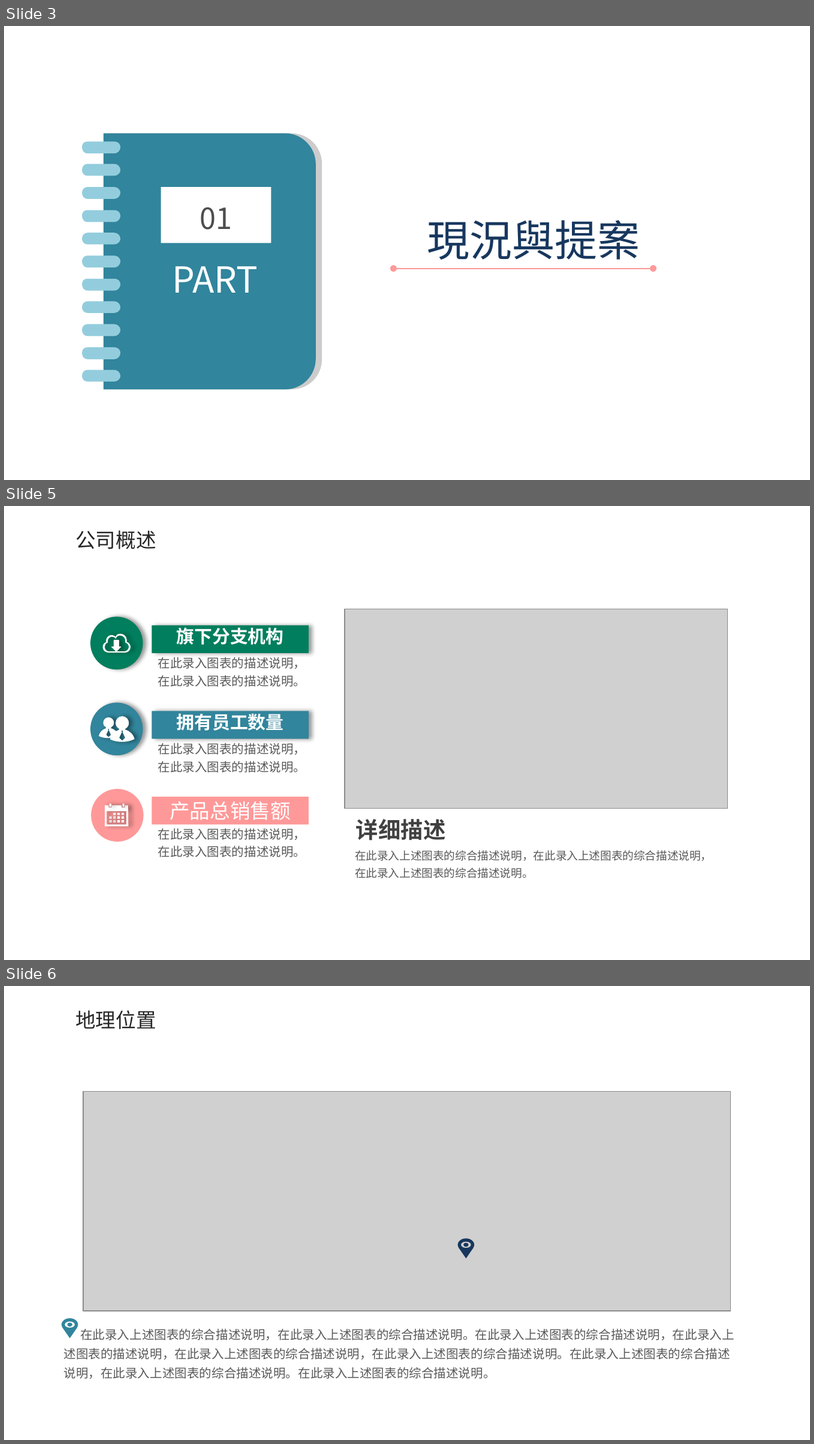
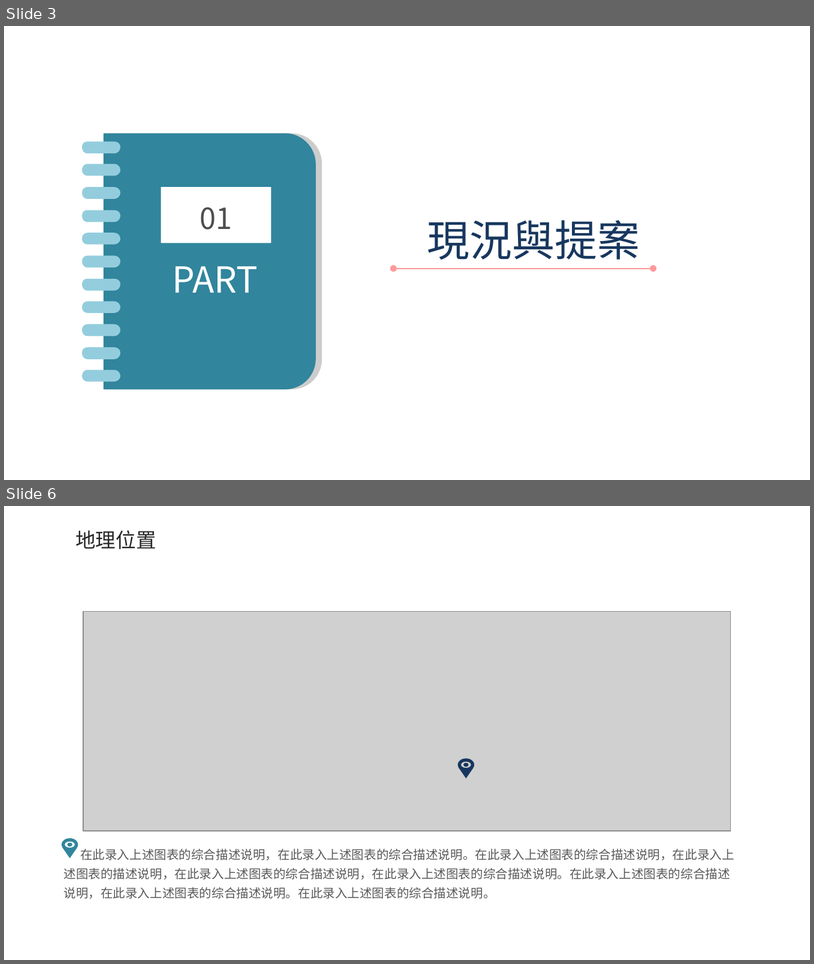
Before and after one commit to tippyshih/final, a slide deck: ppt模板.pptx. Shown one above the other, each under a label of ours: slides 3, 5 and 6 before the commit, slides 3 and 6 after it; the slides between them are not shown. The pictures are 814x1444 and 814x964 pixels, drawn with LibreOffice and Linux fonts; fonts in the diff are those of the drawing; grey boxes stand for pictures; background and template pictures are left out. Boxes give left, top, right and bottom in pixels: in the first picture for what was removed or moved away, otherwise in the second. Text is boxed around its words. In the diff, an @@ line names an element or a change of style, - is before the commit and + after.

```diff
--- a/ppt模板.pptx
+++ b/ppt模板.pptx
@@ slide 5 removed at (x1=4, y1=506, x2=810, y2=960), background #FFFFFF @@
@@ text removed at (x1=75, y1=530, x2=156, y2=549) @@
-公司概述
@@ picture removed at (x1=345, y1=609, x2=728, y2=808) @@
@@ ellipse removed at (x1=90, y1=616, x2=143, y2=669) @@
@@ rectangle removed at (x1=152, y1=625, x2=309, y2=653) @@
-旗下分支机构
@@ freeform shape removed at (x1=102, y1=633, x2=131, y2=652) @@
@@ text removed at (x1=158, y1=657, x2=306, y2=687) @@
-在此录入图表的描述说明，在此录入图表的描述说明。
@@ ellipse removed at (x1=90, y1=703, x2=143, y2=755) @@
@@ freeform shape removed at (x1=98, y1=715, x2=135, y2=741) @@
@@ rectangle removed at (x1=152, y1=711, x2=309, y2=738) @@
-拥有员工数量
@@ text removed at (x1=158, y1=742, x2=306, y2=772) @@
-在此录入图表的描述说明，在此录入图表的描述说明。
@@ ellipse removed at (x1=91, y1=789, x2=144, y2=841) @@
@@ group removed at (x1=105, y1=804, x2=128, y2=826): 13 rectangles, 1 freeform shape @@
@@ rectangle removed at (x1=152, y1=796, x2=309, y2=824) @@
-产品总销售额
@@ text removed at (x1=158, y1=828, x2=306, y2=857) @@
-在此录入图表的描述说明，在此录入图表的描述说明。
@@ text removed at (x1=356, y1=819, x2=446, y2=840) @@
-详细描述
@@ text removed at (x1=355, y1=850, x2=712, y2=878) @@
-在此录入上述图表的综合描述说明，在此录入上述图表的综合描述说明，在此录入上述图表的综合描述说明。
```
Also in this commit, not shown: 1 slide changed, 5 slides added, 6 other slides removed.
